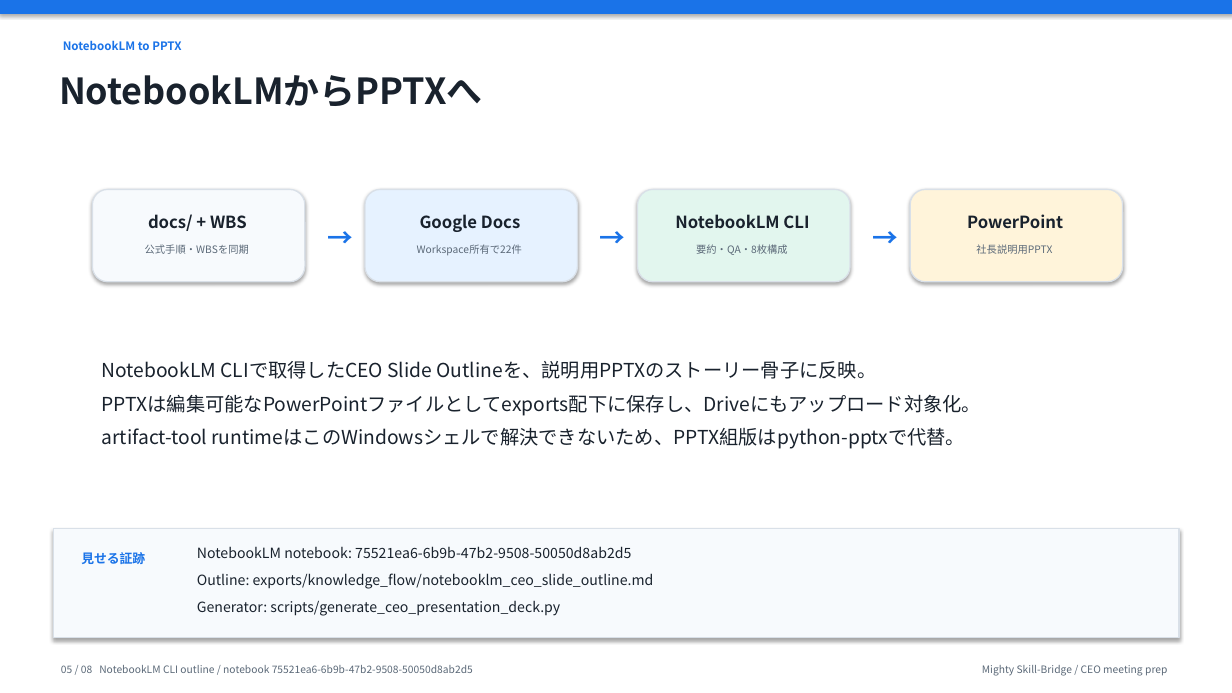
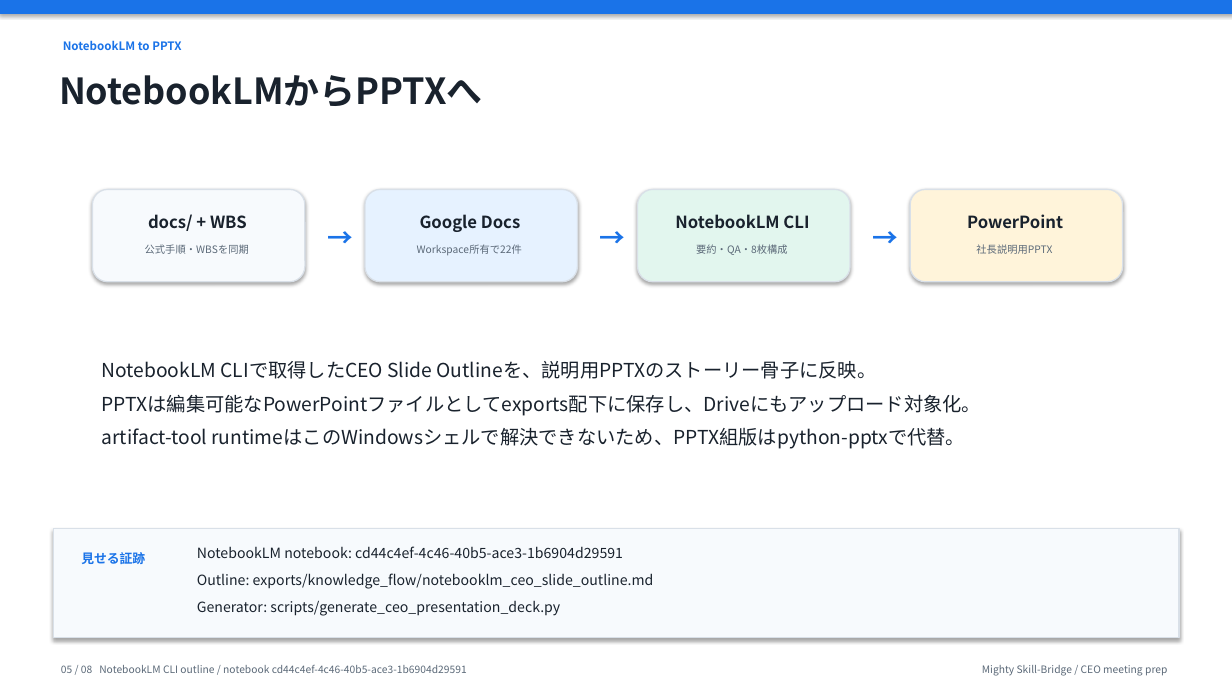
Before and after one commit to kanta13jp1/mighty-link-ai-connect, a slide deck: slide 5 of exports/knowledge_flow/mighty_skill_bridge_ceo_presentation_2026-06-02.pptx. Drawn at 1232x693 pixels with LibreOffice and Linux fonts; fonts in the diff are those of the drawing. Boxes give left, top, right and bottom in pixels: in the first picture for what was removed or moved away, otherwise in the second. Text is boxed around its words. In the diff, an @@ line names an element or a change of style, - is before the commit and + after.

```diff
--- a/exports/knowledge_flow/mighty_skill_bridge_ceo_presentation_2026-06-02.pptx
+++ b/exports/knowledge_flow/mighty_skill_bridge_ceo_presentation_2026-06-02.pptx
@@ text at (x1=197, y1=546, x2=623, y2=558): text changed @@
-NotebookLM notebook: 75521ea6-6b9b-47b2-9508-50050d8ab2d5
+NotebookLM notebook: cd44c4ef-4c46-40b5-ace3-1b6904d29591
@@ text at (x1=61, y1=665, x2=467, y2=673): text changed @@
-05 / 08 NotebookLM CLI outline / notebook 75521ea6-6b9b-47b2-9508-50050d8ab2d5
+05 / 08 NotebookLM CLI outline / notebook cd44c4ef-4c46-40b5-ace3-1b6904d29591
```
Also in this commit, not shown: 7 other slides changed, 25 other files.
